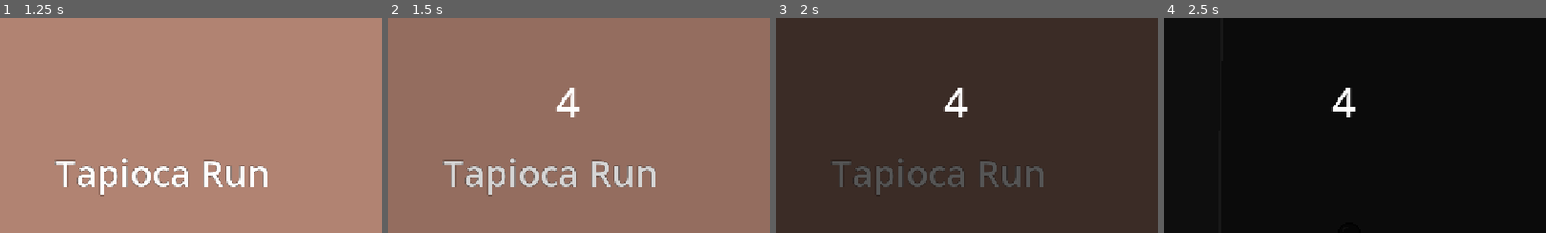
Above: before the commit, frames 1-4 (left to right).
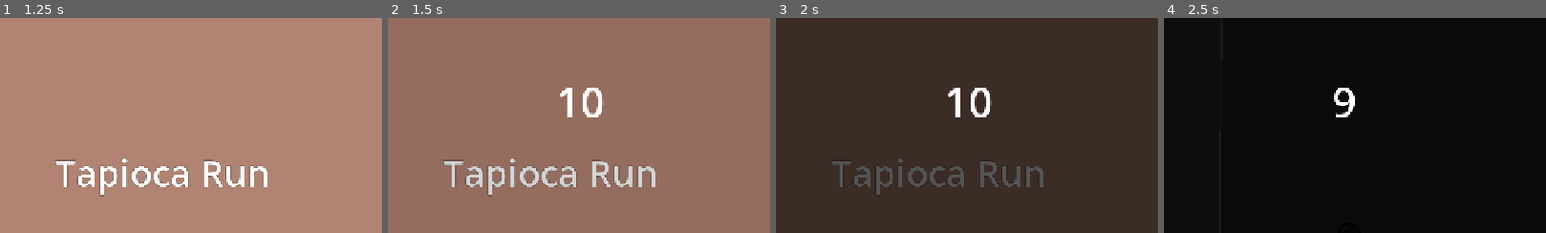
Above: after the commit, the same moments.

Repository: Adi-Ari-17/tapioca-run
Game: Godot game, scene res://scenes/main.tscn
Two runs of this game, one before a commit and one after it. Both use one fixed random seed, a clock stepped at 60 frames per second and the inputs below.
Inputs:
- Up to frame 1 (1.25 s): click "Shop" at 0.5 s
- Up to frame 2 (1.5 s): click "Start Game" at 1.25 s
- Up to frame 3 (2 s): no input
- Up to frame 4 (2.5 s): click "Start Game" at 2 s
The pictures show only the part of the screen within x 26-76%, y 0-50%; the shares and areas given below are measured in that part.

Frame 1 is identical in both runs. In frame 2, 0.8% of the frame differs, in the area x 44-57%, y 32-47%; in frame 3, 0.9%, in the area x 43-57%, y 32-47%; in frame 4, 0.6%.

Commit message:
stuff

Diff:
--- a/tapioca-run/countdown.gd
+++ b/tapioca-run/countdown.gd
@@ -6,6 +6,7 @@
 # Called when the node enters the scene tree for the first time.
 func _ready() -> void:
 	label.text = str(GameManager.countdown)
+	GameManager.countdown = GameManager.count
 
 
 # Called every frame. 'delta' is the elapsed time since the previous frame.
--- a/tapioca-run/scenes/menu.tscn
+++ b/tapioca-run/scenes/menu.tscn
@@ -19,6 +19,7 @@
 grow_horizontal = 2
 grow_vertical = 2
 color = Color(0.69409156, 0.5130105, 0.44803417, 1)
+metadata/_edit_use_anchors_ = true
 
 [node name="start" type="Button" parent="CanvasLayer" unique_id=1798391521]
 offset_left = 129.0
--- a/tapioca-run/scripts/GameManager.gd
+++ b/tapioca-run/scripts/GameManager.gd
@@ -8,3 +8,4 @@
 var count: int = 11
 var countstart: bool = false
 var menu: bool = false
+var showCount: bool = false
--- a/tapioca-run/scripts/main.gd
+++ b/tapioca-run/scripts/main.gd
@@ -27,6 +27,8 @@
 	var menu_scene = load("res://scenes/menu.tscn").instantiate()
 	level_node.add_child(menu_scene)
 	menu_scene.game_start.connect(game_starting)
+
+
 
 func game_starting() -> void:
 	if player:
--- a/tapioca-run/scripts/menu.gd
+++ b/tapioca-run/scripts/menu.gd
@@ -5,9 +5,9 @@
 
 func _on_start_pressed() -> void:
 	game_start.emit()
-	GameManager.countdown = 5
+	GameManager.showCount = true
 func _on_credits_pressed() -> void:
 	pass # Replace with function body.
 
 func _on_settings_pressed() -> void:
-	pass # Replace with function body.
+	pass
